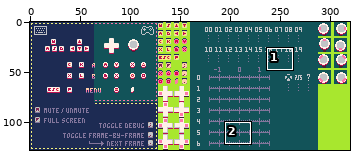
File history of a pixel-art file, examples/input-tester/public/spritesheet.aseprite. The first picture is a wide view before the edit; the outline marks the close-up.
Close-up. Before:
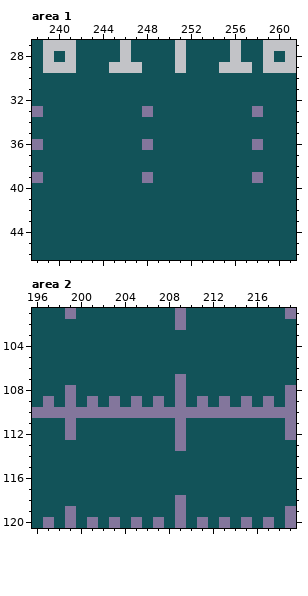
320x128 pixels, 1 frame. Shown: area 1: x 238..261, y 27..46; area 2: x 196..219, y 101..120. The commit also changed other parts of the picture, which this record leaves out.
The result:
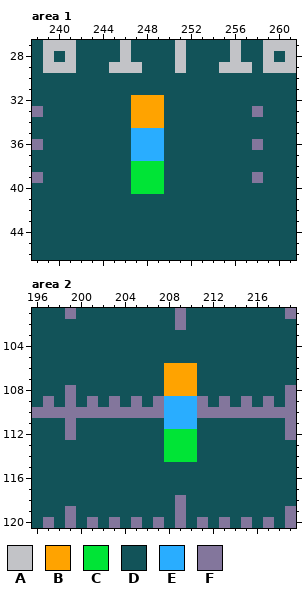
Palette (. is transparent): A #c2c3c7  B #ffa300  C #00e436  D #125359  E #29adff  F #83769c
The exact change:
layer "_debug demo" now shown
Changed rows in their new state; - is an unchanged pixel.
Area 1, layer "_debug demo":
first column x 247:
32 BBB
33 BBB
34 BBB
35 EEE
36 EEE
37 EEE
38 CCC
39 CCC
40 CCC
Area 2, layer "_debug demo":
first column x 208:
106 BBB
107 BBB
108 BBB
109 EEE
110 EEE
111 EEE
112 CCC
113 CCC
114 CCC
